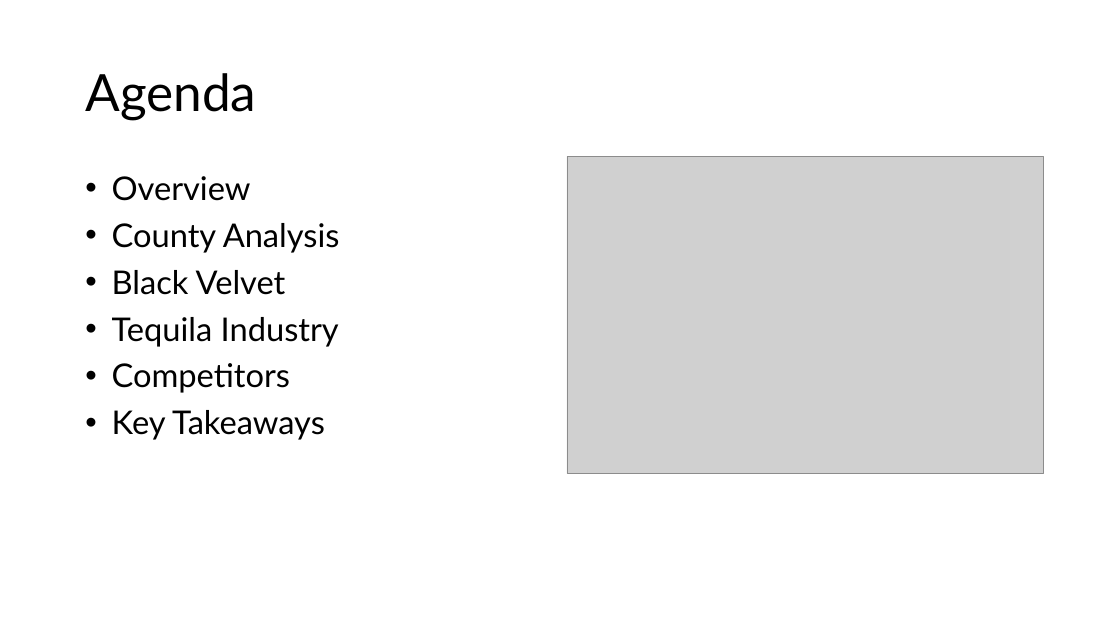
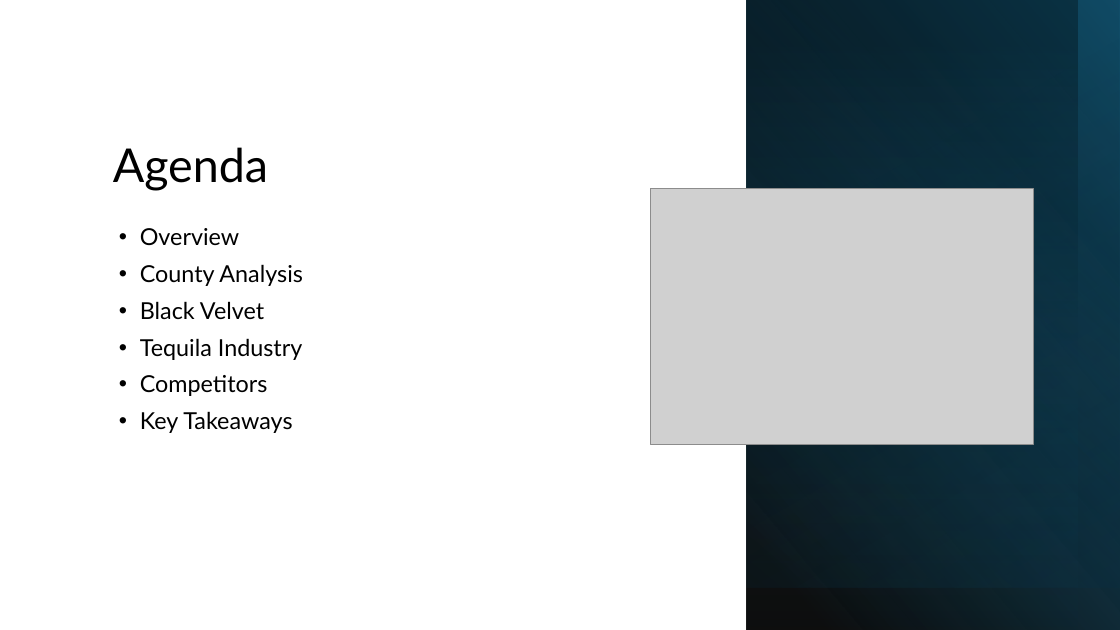
Before and after one commit to ltpham123/data-analytics, a slide deck: slide 3 of week-04/Pham_liquor_sales_presentation.pptx. Drawn at 1120x630 pixels with LibreOffice and Linux fonts; fonts in the diff are those of the drawing; grey boxes stand for pictures. Boxes give left, top, right and bottom in pixels: in the first picture for what was removed or moved away, otherwise in the second. Text is boxed around its words. In the diff, an @@ line names an element or a change of style, - is before the commit and + after.

```diff
--- a/week-04/Pham_liquor_sales_presentation.pptx
+++ b/week-04/Pham_liquor_sales_presentation.pptx
@@ rectangle added at [746,0,1120,630], fill gradient #000000 to #156082 @@
@@ rectangle added at [746,0,1120,588], fill gradient #0B3041 @@
@@ rectangle added at [746,0,1120,588], fill gradient #156082 to #000000 @@
@@ rectangle added at [746,0,1078,630], fill gradient #156082 to #000000 @@
@@ title "Agenda": place and size @@
-title "Agenda" at [85,73,256,120]
+title "Agenda" at [113,147,268,191]
@@ title "Agenda" at [113,147,268,191]: size 44 to 40 pt; vertical alignment middle to bottom @@
@@ picture: place and size @@
-picture at [567,156,1044,474]
+picture at [650,189,1033,444]
@@ text "Overview": place and size @@
-text "Overview" at [112,176,340,440]
+text "Overview" at [140,228,303,433]
@@ text "Overview" at [140,228,303,433]: size 28 to 20 pt; indent changed @@
```
Also in this commit, not shown: 11 other slides changed.
